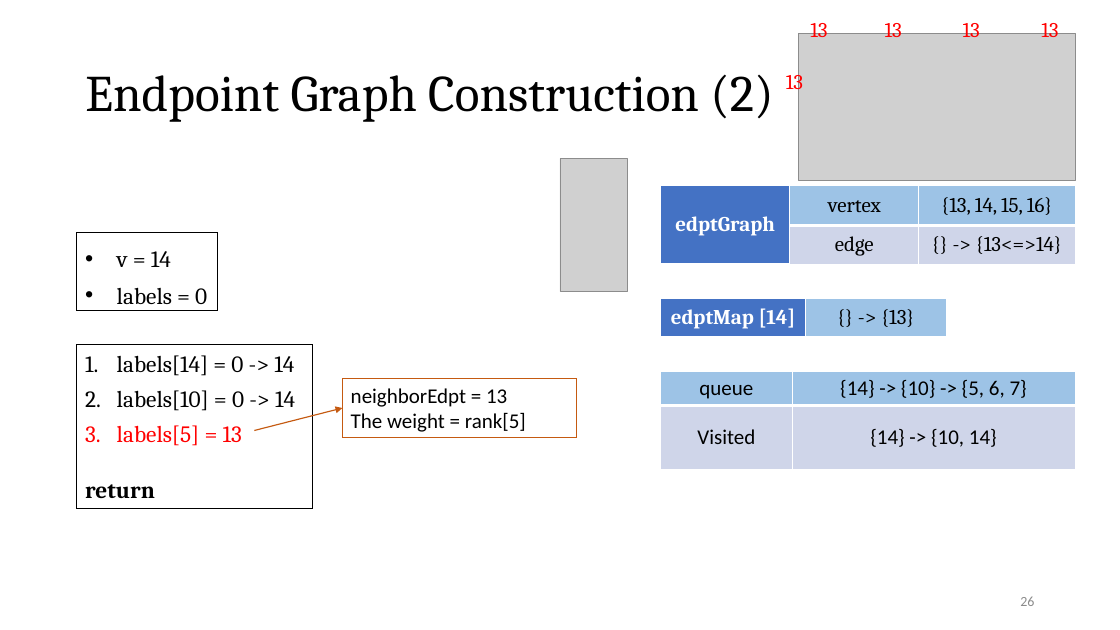
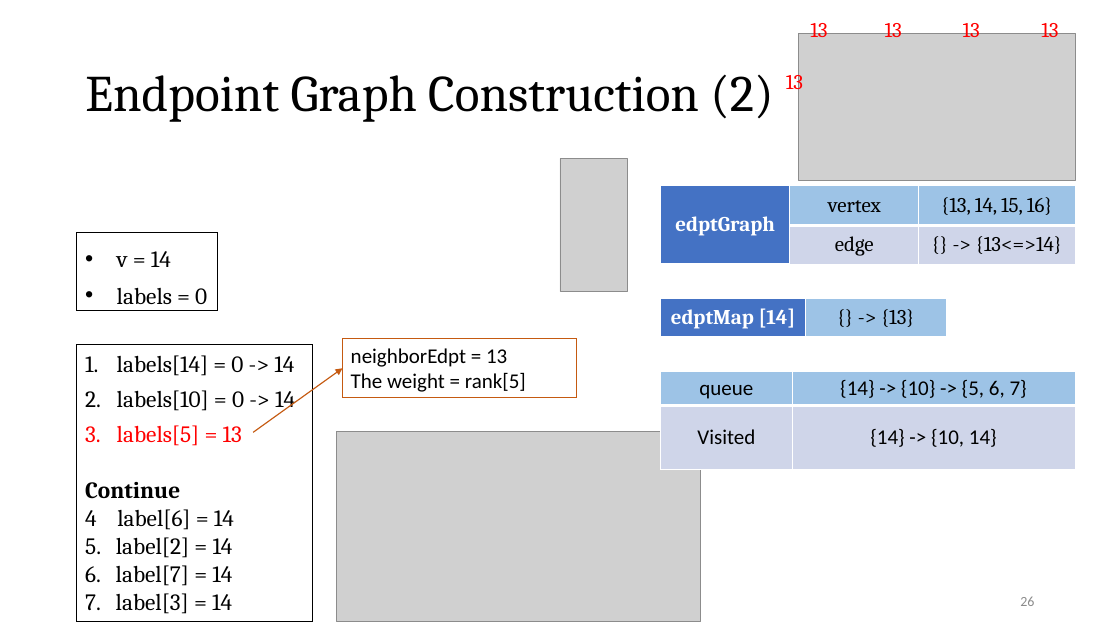
Before and after one commit to Pacific-Feng-Studuies/Studied-Papers, a slide deck: slide 27 of GM/Partition/Fast STA Graph Partitioning Framework for Multi-GPU Acceleration/Fast STA Graph Partitioning Framework for Multi-GPU Acceleration.pptx. Drawn at 1120x630 pixels with LibreOffice and Linux fonts; fonts in the diff are those of the drawing; grey boxes stand for pictures. Boxes give left, top, right and bottom in pixels: in the first picture for what was removed or moved away, otherwise in the second. Text is boxed around its words. In the diff, an @@ line names an element or a change of style, - is before the commit and + after.

```diff
--- a/GM/Partition/Fast STA Graph Partitioning Framework for Multi-GPU Acceleration/Fast STA Graph Partitioning Framework for Multi-GPU Acceleration.pptx
+++ b/GM/Partition/Fast STA Graph Partitioning Framework for Multi-GPU Acceleration/Fast STA Graph Partitioning Framework for Multi-GPU Acceleration.pptx
@@ rectangle "labels[14] = 0 -> 14": place and size @@
-rectangle "labels[14] = 0 -> 14" at box(77, 344, 313, 508)
+rectangle "labels[14] = 0 -> 14" at box(77, 344, 313, 622)
@@ rectangle "neighborEdpt = 13": place and size @@
-rectangle "neighborEdpt = 13" at box(343, 378, 576, 438)
+rectangle "neighborEdpt = 13" at box(343, 339, 576, 398)
@@ arrow moved from (255, 430) - (343, 408) to (253, 433) - (343, 368) @@
@@ picture added at box(337, 431, 701, 622) @@
@@ text in rectangle at box(85, 482, 234, 614): text changed; bold off @@
-return
+Continue
+4 label[6] = 14
+5. label[2] = 14
+6. label[7] = 14
+7. label[3] = 14
```
Also in this commit, not shown: 10 other slides changed.
